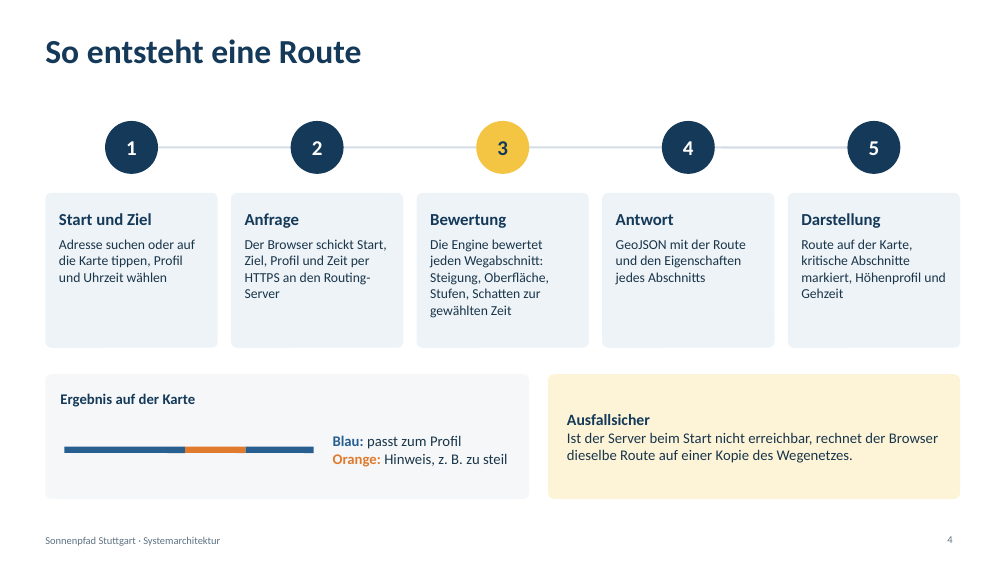
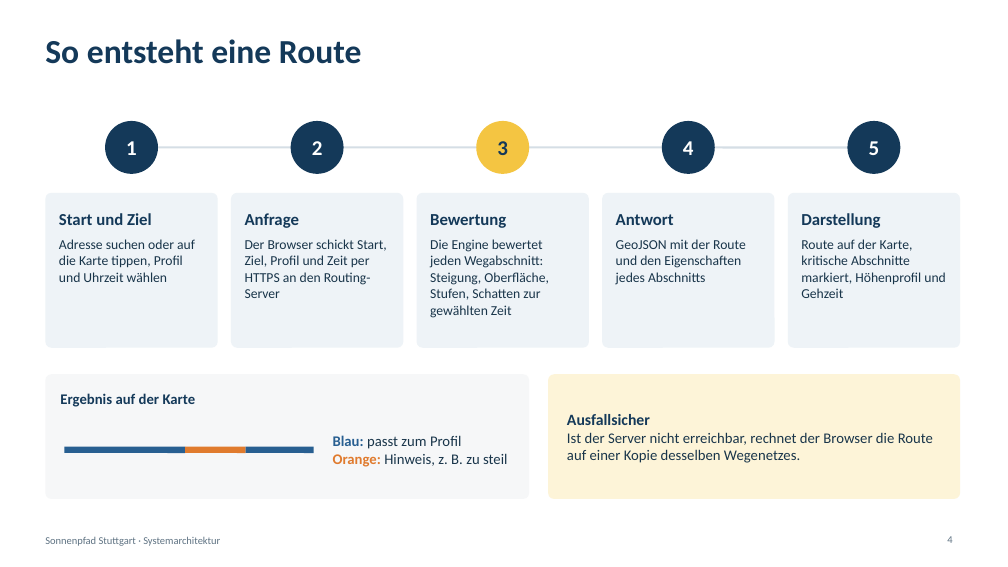
Before and after one commit to Reza-Bakhshi7/sonnenpfad-stuttgart, a slide deck: slide 4 of docs/architektur/Sonnenpfad-Systemarchitektur.pptx. Drawn at 1008x567 pixels with LibreOffice and Linux fonts; fonts in the diff are those of the drawing. Boxes give left, top, right and bottom in pixels: in the first picture for what was removed or moved away, otherwise in the second. Text is boxed around its words. In the diff, an @@ line names an element or a change of style, - is before the commit and + after.

Commit message:
Package 1: outage fallback, self-reported server health, corrected claims

```diff
--- a/docs/architektur/Sonnenpfad-Systemarchitektur.pptx
+++ b/docs/architektur/Sonnenpfad-Systemarchitektur.pptx
@@ text at (567,432,933,463): text changed @@
-Ist der Server beim Start nicht erreichbar, rechnet der Browser dieselbe Route auf einer Kopie des Wegenetzes.
+Ist der Server nicht erreichbar, rechnet der Browser die Route auf einer Kopie desselben Wegenetzes.
```
Also in this commit, not shown: 7 other slides changed, 32 other files.
